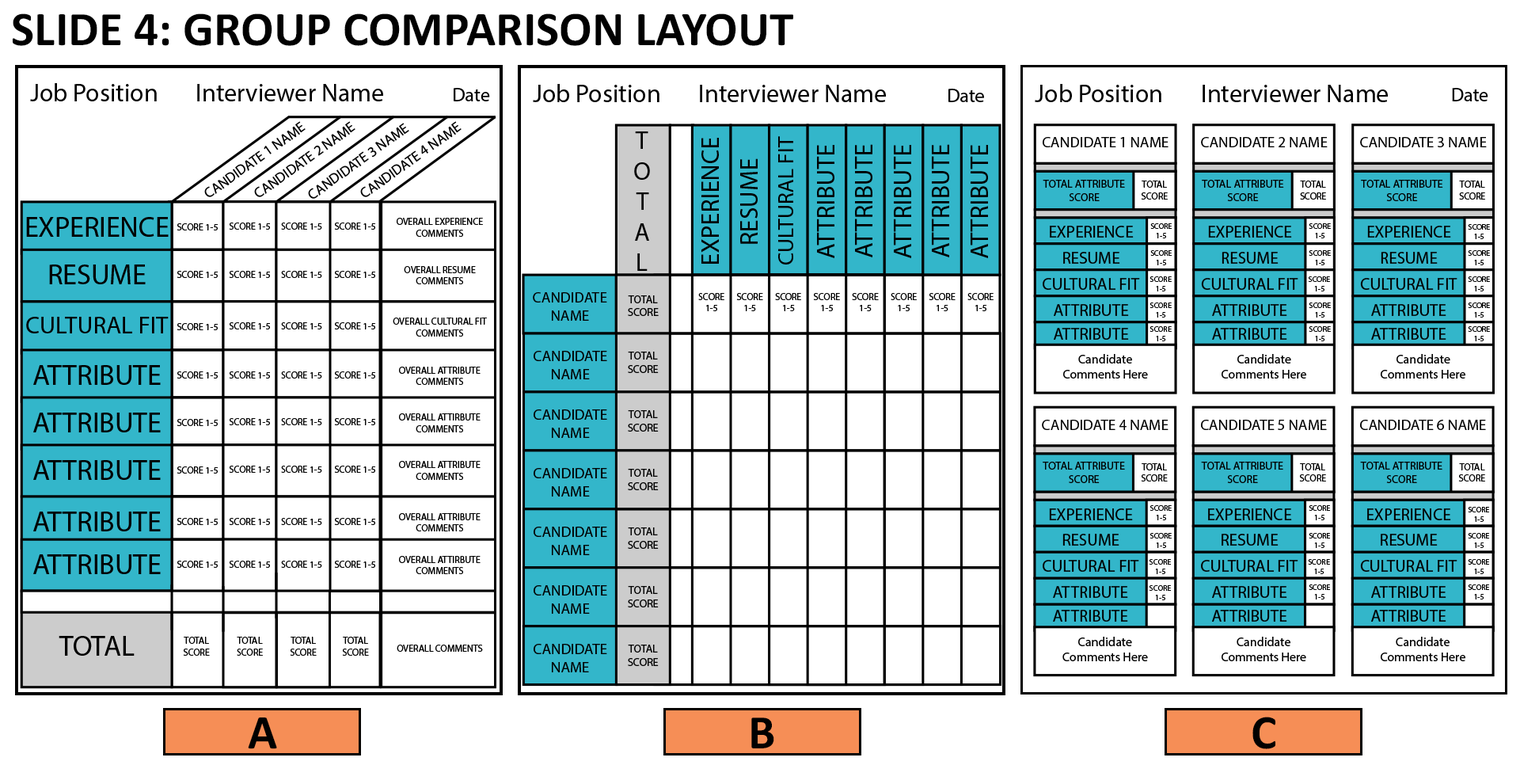
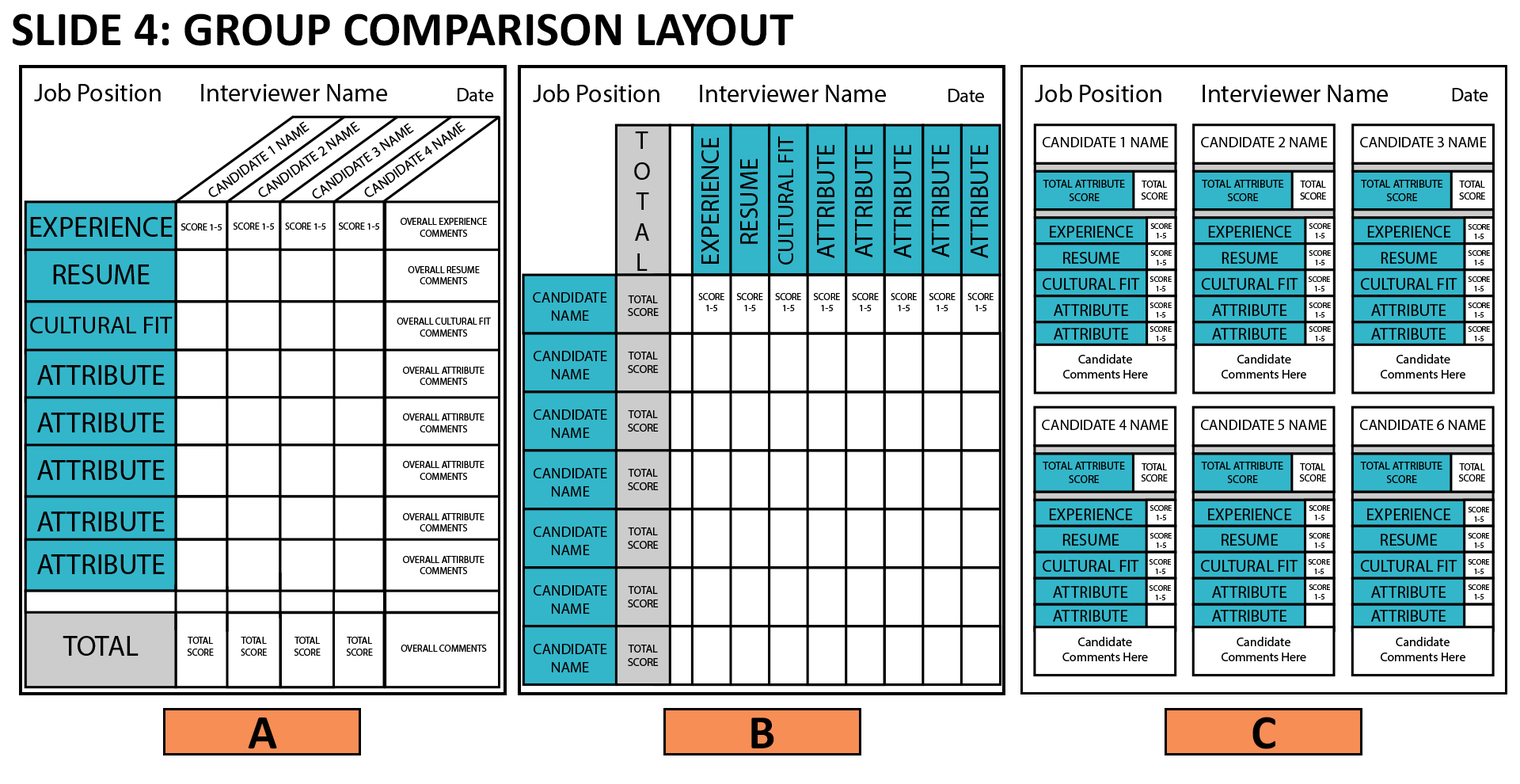
Layers edited between the first and the second 1520px x 784px image:
moved "Vector Smart Object" (1st of 3) above "Vector Smart Object", painted on it over [15,64,507,696]
